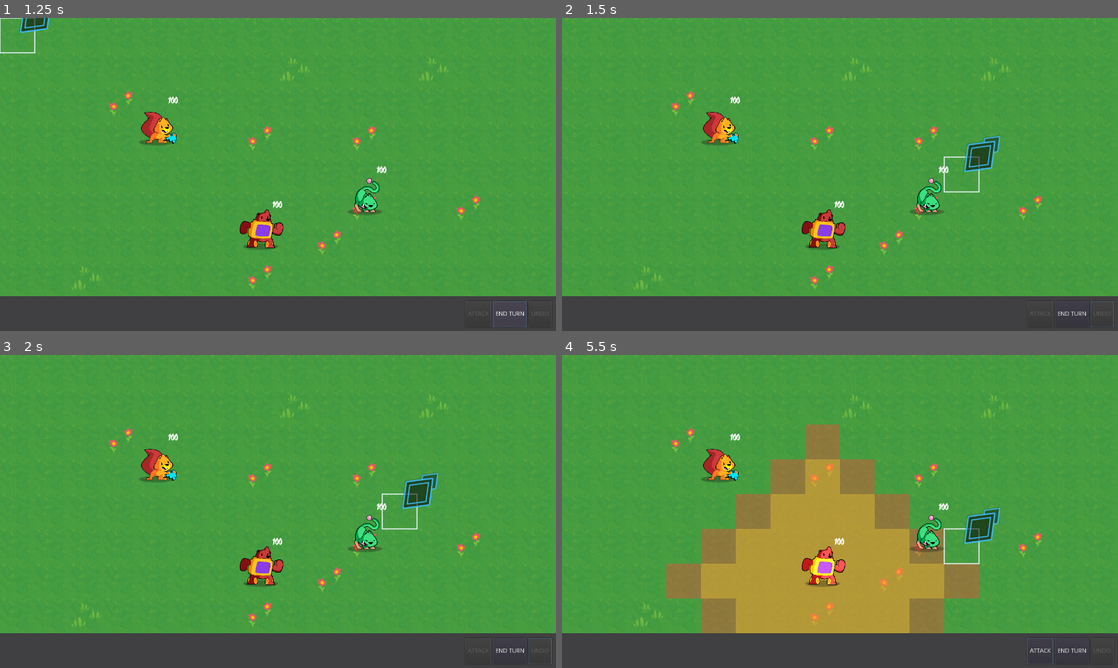
Above: before the commit, frames 1-4 (two rows, left to right).
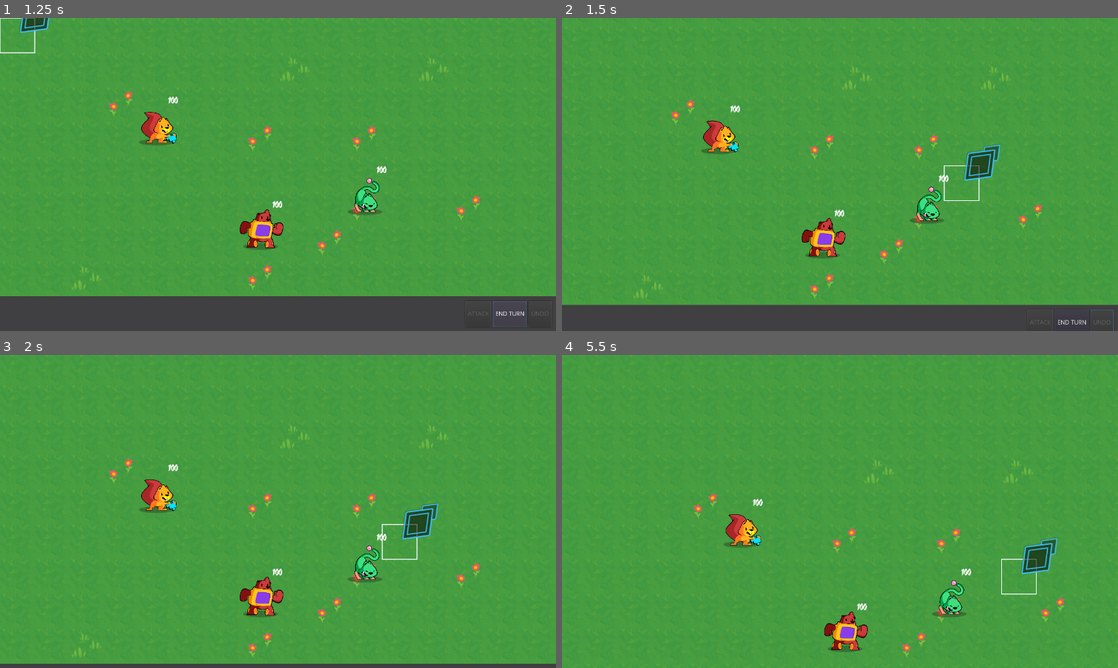
Above: after the commit, the same moments.

Repository: quaaludefood/lorelockers
Game: Godot game, scene res://Main.tscn
Two runs of this game, one before a commit and one after it. Both use one fixed random seed, a clock stepped at 60 frames per second and the inputs below.
Inputs (mouse positions are in pixels of both pictures, inside the frame that each line leads up to):
- Up to frame 1 (1.25 s): click "END TURN" at 0.5 s
- Up to frame 2 (1.5 s): tap Enter (ui_accept) at 1.25 s; move the mouse to (962, 158) at 1.27 s; hold Right (ui_right) from 1.28 s (still down); hold Ctrl from 1.28 s (still down); click (962, 158) at 1.42 s
- Up to frame 3 (2 s): keep holding Right (ui_right); keep holding Ctrl; tap Enter (ui_accept) at 1.52 s
- Up to frame 4 (5.5 s): release Right (ui_right) at 2 s; release Ctrl at 2 s; drag from (728, 527) to (812, 574) at 2.02 s; tap Enter (ui_accept) at 2.75, 5, 5.27 s; move the mouse to (895, 442) at 2.77 s; hold Right (ui_right) 2.78-3.5 s; hold Ctrl 2.78-3.5 s; click (895, 442) at 2.92 s; drag from (812, 574) to (673, 464) at 3.52 s; click (1040, 652) at 4.25 s, where only the run before the commit has a clickable "ATTACK"; move the mouse to (1006, 558) at 5.02 s; press the mouse at (1006, 558) at 5.03 s; hold Left (ui_left) from 5.03 s (still down); tap Ctrl at 5.3 s

Frame 1 is identical in both runs. In frame 2, 6.9% of the frame differs, in the area x 0-100%, y 12-100%; in frame 3, 15%; in frame 4, 36%.

Commit message:
Can now move cursor beyond viewport!
Signed-off-by: plxpm5@gmail.com <philippa@thefusionworks.com>

Diff:
--- a/GameBoard/Cursor/Cursor.gd
+++ b/GameBoard/Cursor/Cursor.gd
@@ -18,17 +18,20 @@
 var cell := Vector2.ZERO setget set_cell
 
 onready var _timer: Timer = $Timer
+onready var _main: Node = get_node("../../../Main")
 
 
 func _ready() -> void:
 	_timer.wait_time = ui_cooldown
 	position = grid.calculate_map_position(cell)
-
+	print(_main)
 
 func _unhandled_input(event: InputEvent) -> void:
 	# Navigating cells with the mouse.
 	if event is InputEventMouseMotion:
-		self.cell = grid.calculate_grid_coordinates(event.position)
+		#Old code
+		#self.cell = grid.calculate_grid_coordinates(event.position)
+		self.cell = grid.calculate_grid_coordinates(_main.get_global_mouse_position())
 	# Trying to select something in a cell.
 	elif event.is_action_pressed("click") or event.is_action_pressed("ui_accept"):
 		emit_signal("accept_pressed", cell)
@@ -40,16 +43,6 @@
 
 	if not should_move:
 		return
-
-	# Moves the cursor by one grid cell.
-	if event.is_action("ui_right"):
-		self.cell += Vector2.RIGHT
-	elif event.is_action("ui_up"):
-		self.cell += Vector2.UP
-	elif event.is_action("ui_left"):
-		self.cell += Vector2.LEFT
-	elif event.is_action("ui_down"):
-		self.cell += Vector2.DOWN
 
 
 func _draw() -> void:
--- a/Main.tscn
+++ b/Main.tscn
@@ -11,6 +11,7 @@
 [ext_resource path="res://Units/bugcat.png" type="Texture" id=9]
 [ext_resource path="res://Background/Map.tscn" type="PackedScene" id=10]
 [ext_resource path="res://UserInterface/Interface.tscn" type="PackedScene" id=11]
+[ext_resource path="res://WorldCamera.gd" type="Script" id=12]
 [ext_resource path="res://UnitOverlay/AttackOverlay.tscn" type="PackedScene" id=13]
 [ext_resource path="res://GameBoard/Attack/AttackPath.tscn" type="PackedScene" id=14]
 [ext_resource path="res://Units/Stats/UnitStats.gd" type="Script" id=15]
@@ -112,5 +113,10 @@
 
 [node name="Interface" parent="." instance=ExtResource( 11 )]
 
+[node name="WorldCamera" type="Camera2D" parent="."]
+anchor_mode = 0
+current = true
+script = ExtResource( 12 )
+
 [connection signal="accept_pressed" from="GameBoard/Cursor" to="GameBoard" method="_on_Cursor_accept_pressed"]
 [connection signal="moved" from="GameBoard/Cursor" to="GameBoard" method="_on_Cursor_moved"]
--- /dev/null
+++ b/WorldCamera.gd
@@ -0,0 +1,89 @@
+
+extends Camera2D
+
+export var panSpeed = 10.0
+export var speed = 10.0
+export var zoomspeed = 10.0
+export var zoommargin = 0.1
+
+export var zoomMin = 0.25
+export var zoomMax = 3.0
+export var marginX = 200.0
+export var marginY = 200.0
+
+var mousepos = Vector2()
+var mouseposGlobal = Vector2()
+var start = Vector2()
+var startv = Vector2()
+var end = Vector2()
+var endv = Vector2()
+var zoomfactor = 1.0
+var zooming = false
+var is_dragging = false
+var move_to_point = Vector2()
+
+#onready var rectd = $'../UI/Base/draw_rect'
+
+
+func _ready():
+	pass
+
+
+func _process(delta):
+
+	#smooth movement
+	var inpx = (int(Input.is_action_pressed("ui_right"))
+					   - int(Input.is_action_pressed("ui_left")))
+	var inpy = (int(Input.is_action_pressed("ui_down"))
+					   - int(Input.is_action_pressed("ui_up")))
+	position.x = lerp(position.x, position.x + inpx *speed * zoom.x,speed * delta)
+	position.y = lerp(position.y, position.y + inpy *speed * zoom.y,speed * delta)
+
+	if Input.is_key_pressed(KEY_CONTROL):
+		#check mousepos
+		if mousepos.x < marginX:
+			position.x = lerp(position.x, position.x - abs(mousepos.x - marginX)/marginX * panSpeed * zoom.x, panSpeed * delta)
+		elif mousepos.x > OS.window_size.x - marginX:
+			position.x = lerp(position.x, position.x + abs(mousepos.x - OS.window_size.x + marginX)/marginX *  panSpeed * zoom.x, panSpeed * delta)
+		if mousepos.y < marginY:
+			position.y = lerp(position.y, position.y - abs(mousepos.y - marginY)/marginY * panSpeed * zoom.y, panSpeed * delta)
+		elif mousepos.y > OS.window_size.y - marginY:
+			position.y = lerp(position.y, position.y + abs(mousepos.y - OS.window_size.y + marginY)/marginY * panSpeed * zoom.y, panSpeed * delta)
+
+
+
+
+
+	#zoom in
+	zoom.x = lerp(zoom.x, zoom.x * zoomfactor, zoomspeed * delta)
+	zoom.y = lerp(zoom.y, zoom.y * zoomfactor, zoomspeed * delta)
+
+	zoom.x = clamp(zoom.x, zoomMin, zoomMax)
+	zoom.y = clamp(zoom.y, zoomMin, zoomMax)
+
+	if not zooming:
+		zoomfactor = 1.0
+
+
+func draw_area(s = true):
+	pass
+#	rectd.rect_size = Vector2(abs(startv.x-endv.x), abs(startv.y - endv.y))
+#
+#	var pos = Vector2()
+#	pos.x = min(startv.x, endv.x)
+#	pos.y = min(startv.y, endv.y)
+#	pos.y -= OS.window_size.y
+#	rectd.rect_position = pos
+#
+#	rectd.rect_size *= int(s) # true = 1 and false = 0
+
+func _input(event):
+	if event is InputEventMouseButton:
+		if event.is_pressed():
+			zooming = true
+			if event.button_index == BUTTON_WHEEL_UP:
+				zoomfactor -= 0.01 * zoomspeed
+			if event.button_index == BUTTON_WHEEL_DOWN:
+				zoomfactor += 0.01 * zoomspeed
+		else:
+			zooming = false
Not shown: 1 places in Main.tscn that only renumber resources
